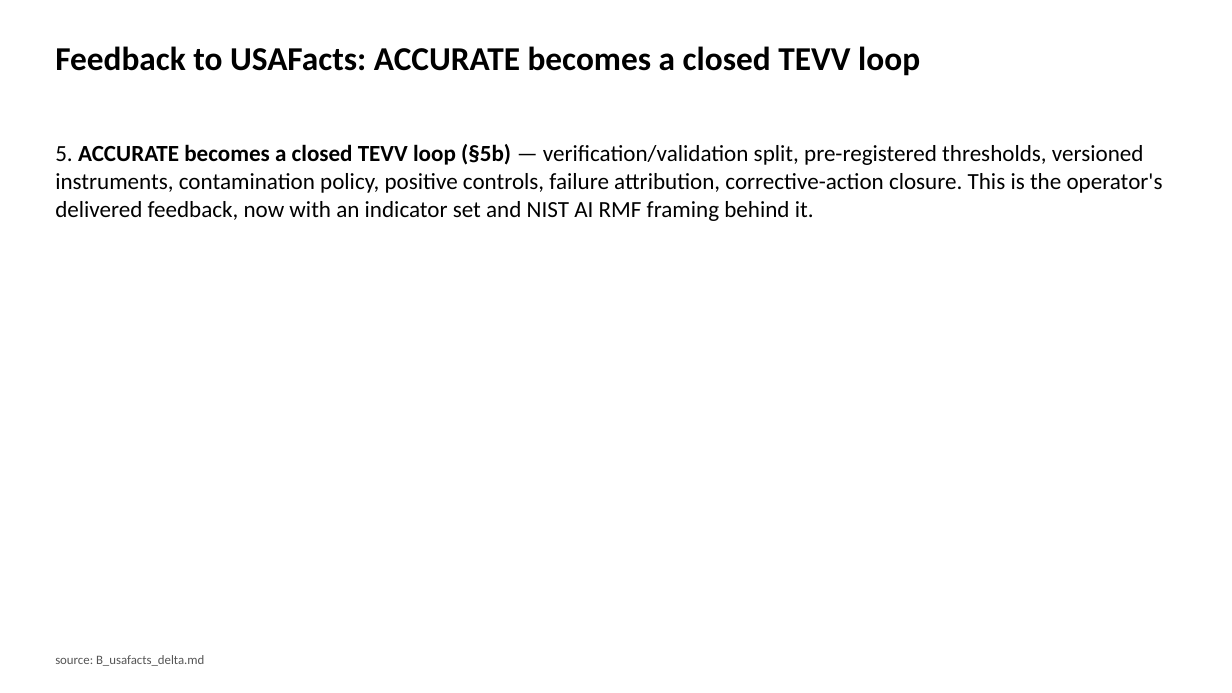
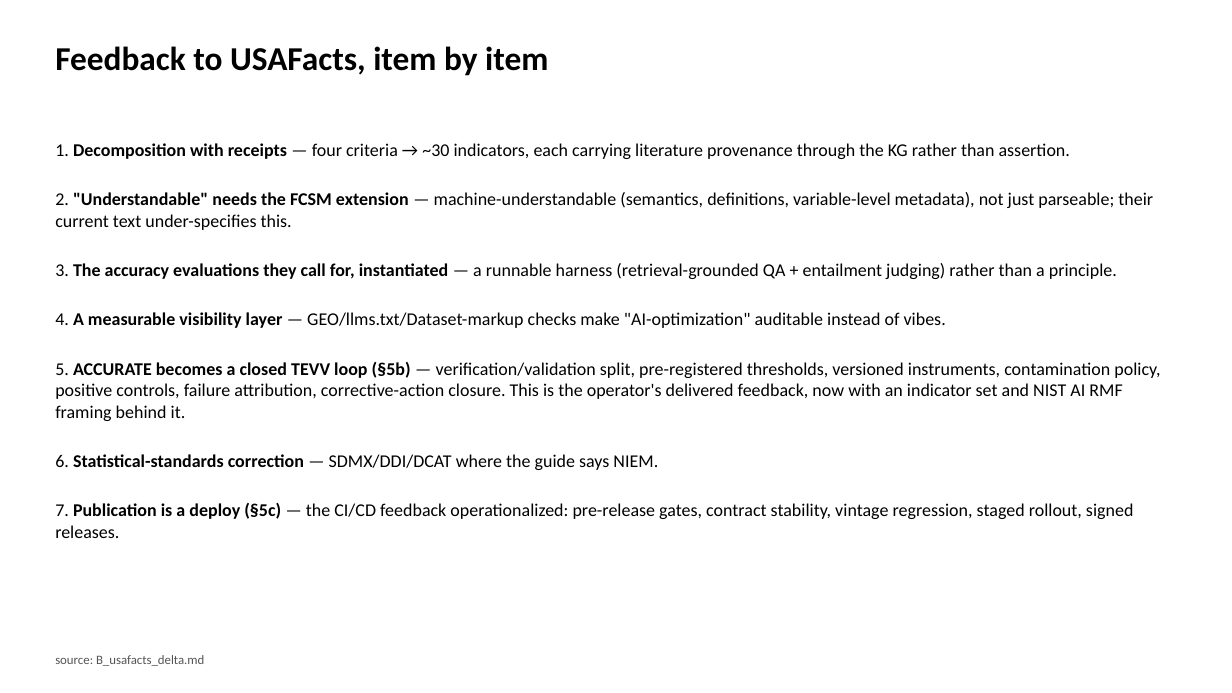
Before and after one commit to brockwebb/ai-readiness-kg, a slide deck: slide 9 of docs/deck/brief_deck.pptx (slide 13 before the commit). Drawn at 1232x693 pixels with LibreOffice and Linux fonts; fonts in the diff are those of the drawing. Boxes give left, top, right and bottom in pixels: in the first picture for what was removed or moved away, otherwise in the second. Text is boxed around its words. In the diff, an @@ line names an element or a change of style, - is before the commit and + after.

```diff
--- a/docs/deck/brief_deck.pptx
+++ b/docs/deck/brief_deck.pptx
@@ text at <box>55,46,548,76</box>: text changed @@
-Feedback to USAFacts: ACCURATE becomes a closed TEVV loop
+Feedback to USAFacts, item by item
@@ text at <box>55,143,1153,328</box>: paragraphs added @@
+1. Decomposition with receipts — four criteria → ~30 indicators, each carrying literature provenance through the KG rather than assertion.
+2. "Understandable" needs the FCSM extension — machine-understandable (semantics, definitions, variable-level metadata), not just parseable; their current text under-specifies this.
+3. The accuracy evaluations they call for, instantiated — a runnable harness (retrieval-grounded QA + entailment judging) rather than a principle.
+4. A measurable visibility layer — GEO/llms.txt/Dataset-markup checks make "AI-optimization" auditable instead of vibes.
@@ text at <box>55,362,1160,421</box>: size 18 to 14 pt in "5. ACCURATE becomes a closed TEVV loop ..." @@
@@ text at <box>55,454,1133,538</box>: paragraphs added @@
+6. Statistical-standards correction — SDMX/DDI/DCAT where the guide says NIEM.
+7. Publication is a deploy (§5c) — the CI/CD feedback operationalized: pre-release gates, contract stability, vintage regression, staged rollout, signed releases.
```
Also in this commit, not shown: 6 other slides changed, 1 slide added, 227 slides removed, 8 other files.
